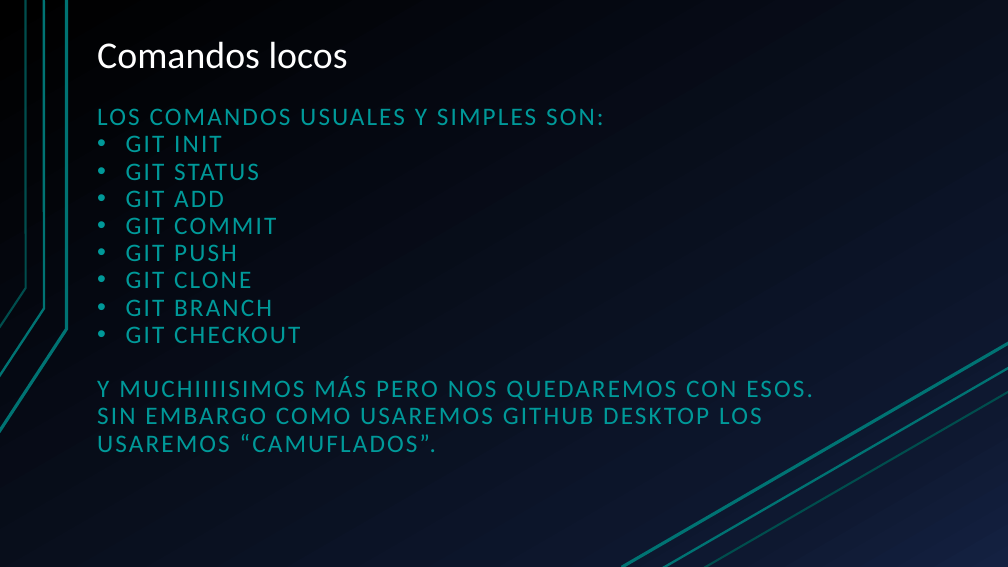
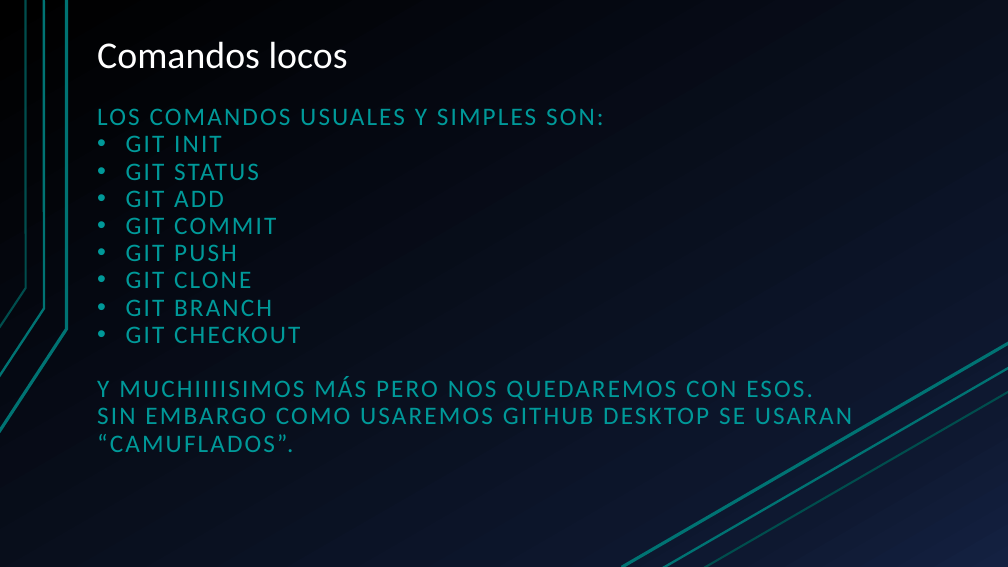
Before and after one commit to AgustinVal/Gente-bonita-de-Informatica-uwu, a slide deck: slide 10 of Pseudo-Clase GitHub.pptx. Drawn at 1008x567 pixels with LibreOffice and Linux fonts; fonts in the diff are those of the drawing. Boxes give left, top, right and bottom in pixels: in the first picture for what was removed or moved away, otherwise in the second. Text is boxed around its words. In the diff, an @@ line names an element or a change of style, - is before the commit and + after.

```diff
--- a/Pseudo-Clase GitHub.pptx
+++ b/Pseudo-Clase GitHub.pptx
@@ text at [97, 407, 852, 452]: text changed @@
-SIN EMBARGO COMO USAREMOS GITHUB DESKTOP LOS USAREMOS “CAMUFLADOS”.
+SIN EMBARGO COMO USAREMOS GITHUB DESKTOP SE USARAN “CAMUFLADOS”.
```
Also in this commit, not shown: 12 other slides changed, 1 slide added, 1 slide removed.
